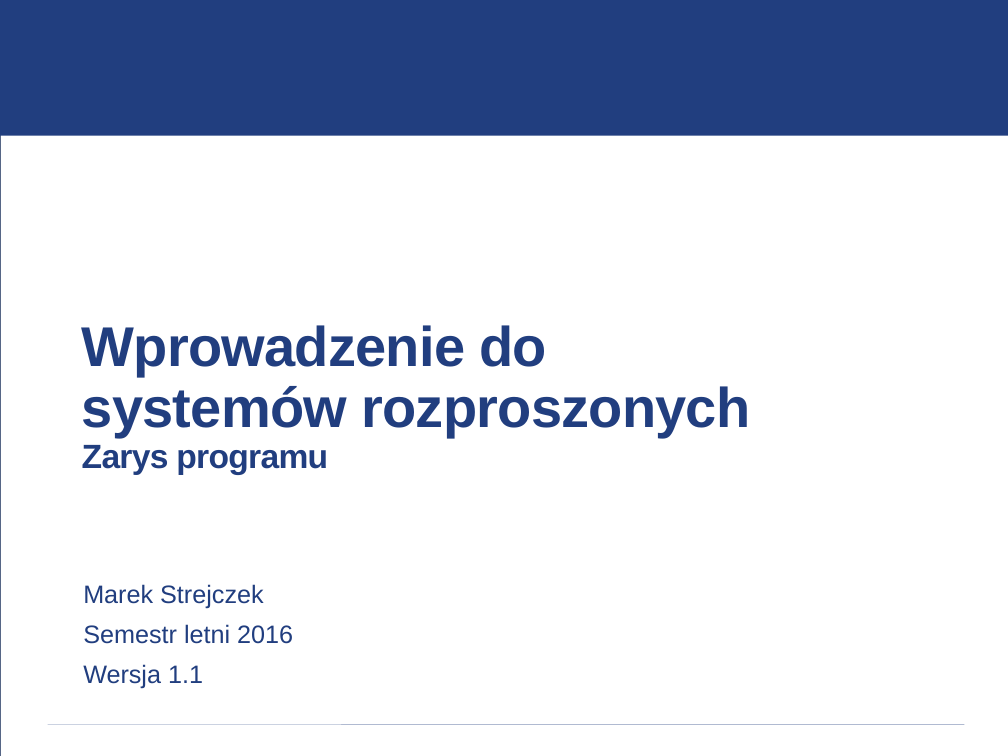
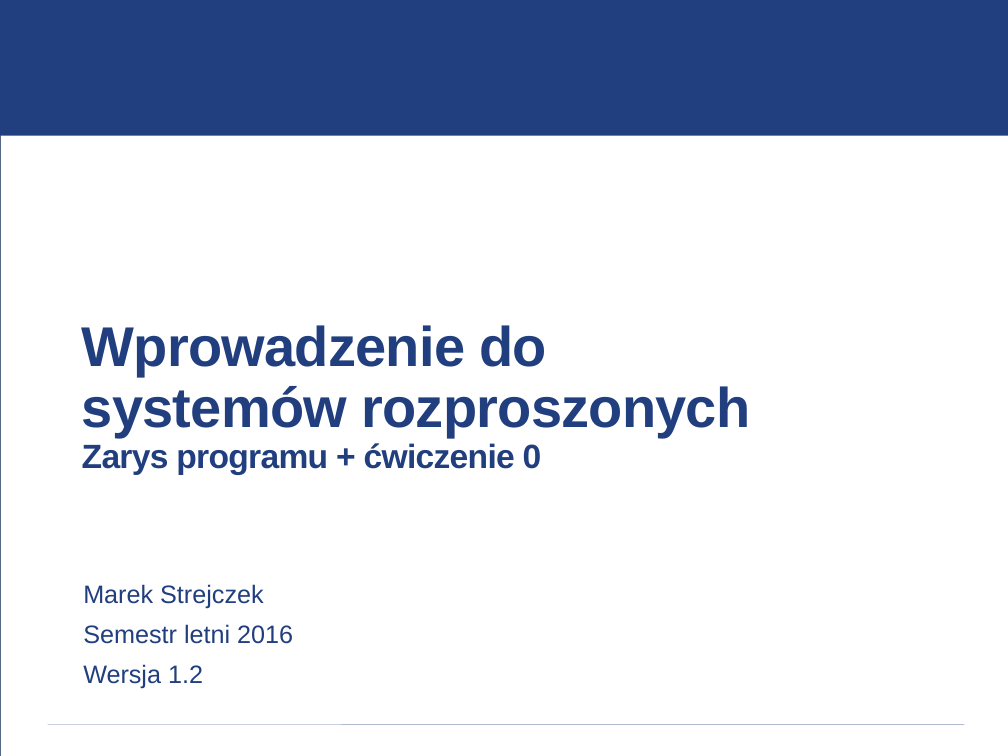
Before and after one commit to vego1mar/exercise0, a slide deck: slide 1 of WDSR - zarys programu.pptx. Drawn at 1008x756 pixels with LibreOffice and Linux fonts; fonts in the diff are those of the drawing; background and template pictures are left out. Boxes give left, top, right and bottom in pixels: in the first picture for what was removed or moved away, otherwise in the second. Text is boxed around its words. In the diff, an @@ line names an element or a change of style, - is before the commit and + after.

```diff
--- a/WDSR - zarys programu.pptx
+++ b/WDSR - zarys programu.pptx
@@ title at [82, 325, 750, 475]: text changed @@
-Wprowadzenie do systemów rozproszonych
-Zarys programu
+Wprowadzenie do systemów rozproszonych
+Zarys programu + ćwiczenie 0
@@ text at [83, 664, 203, 689]: text changed @@
-Wersja 1.1
+Wersja 1.2
```
Also in this commit, not shown: 10 other slides changed, 1 slide added.
